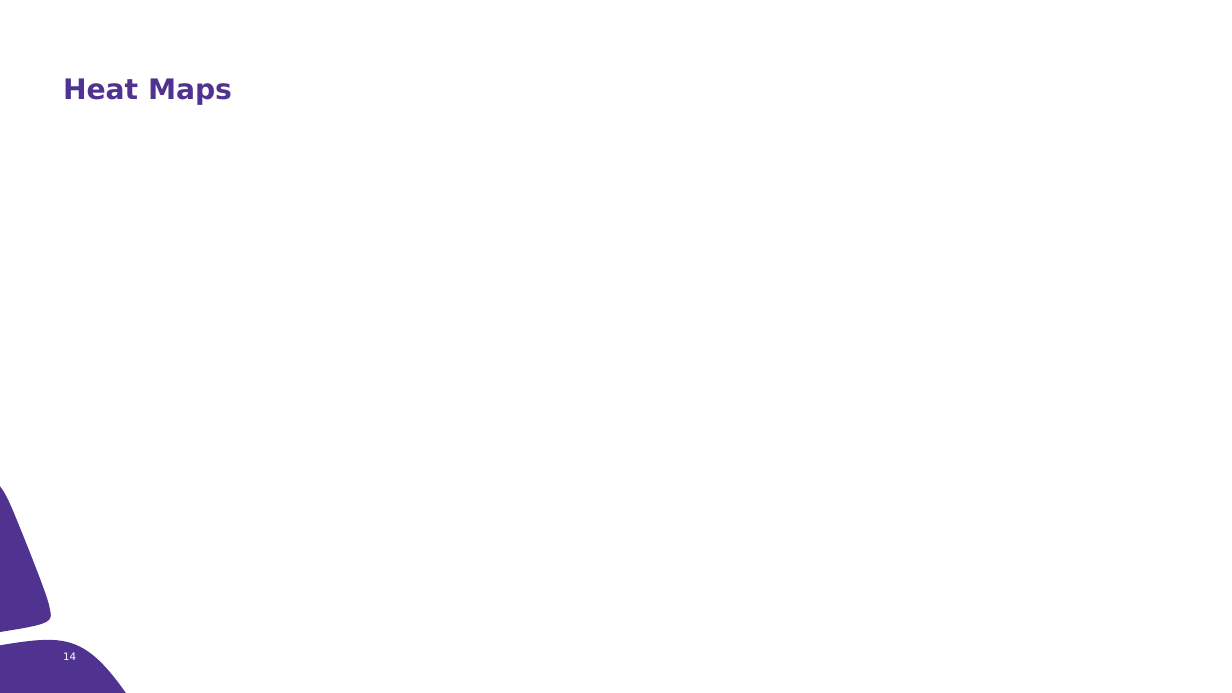
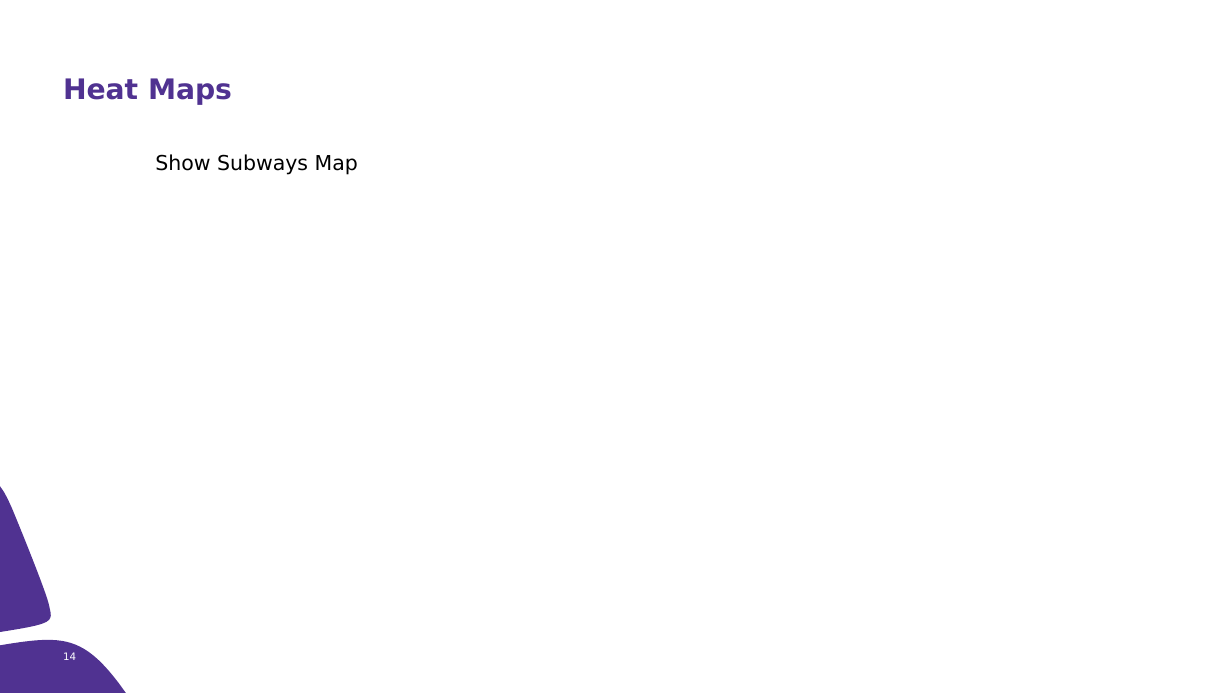
Before and after one commit to christinemazur/project1, a slide deck: slide 14 of AirBNB.pptx. Drawn at 1232x693 pixels with LibreOffice and Linux fonts; fonts in the diff are those of the drawing. Boxes give left, top, right and bottom in pixels: in the first picture for what was removed or moved away, otherwise in the second. Text is boxed around its words. In the diff, an @@ line names an element or a change of style, - is before the commit and + after.

```diff
--- a/AirBNB.pptx
+++ b/AirBNB.pptx
@@ text added at (x1=155, y1=154, x2=358, y2=175), 16 pt, text #000000 @@
+Show Subways Map
```
Also in this commit, not shown: 5 other slides changed.
